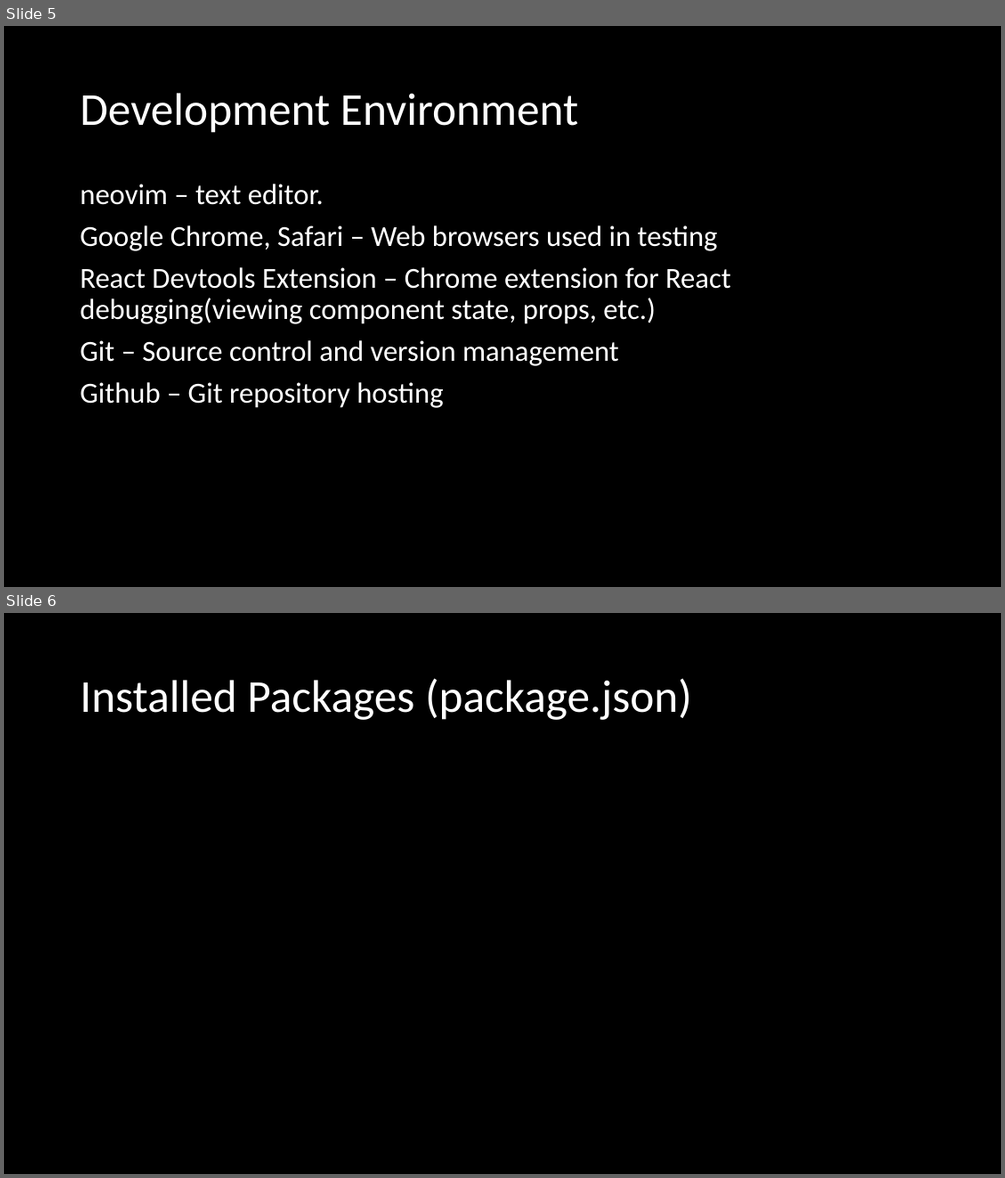
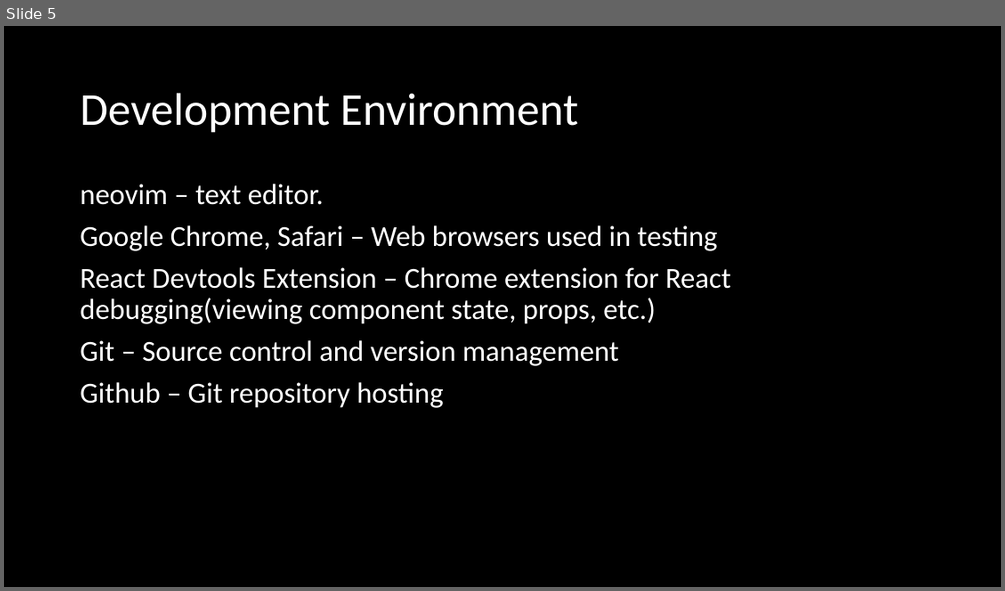
Before and after one commit to Skyward176/UnnamedFitnessApp, a slide deck: Documentation/Presentations/Final Presentation.pptx. Shown one above the other, each under a label of ours: slides 5 and 6 before the commit, slide 5 after it. The pictures are 1005x1178 and 1005x591 pixels, drawn with LibreOffice and Linux fonts; fonts in the diff are those of the drawing. Boxes give left, top, right and bottom in pixels: in the first picture for what was removed or moved away, otherwise in the second. Text is boxed around its words. In the diff, an @@ line names an element or a change of style, - is before the commit and + after.

```diff
--- a/Documentation/Presentations/Final Presentation.pptx
+++ b/Documentation/Presentations/Final Presentation.pptx
@@ slide 6 removed at [4, 613, 1001, 1174], background #000000 @@
@@ title removed at [80, 678, 692, 720] @@
-Installed Packages (package.json)
```
Also in this commit, not shown: 4 slides changed, 16 slides added, 3 other files.
